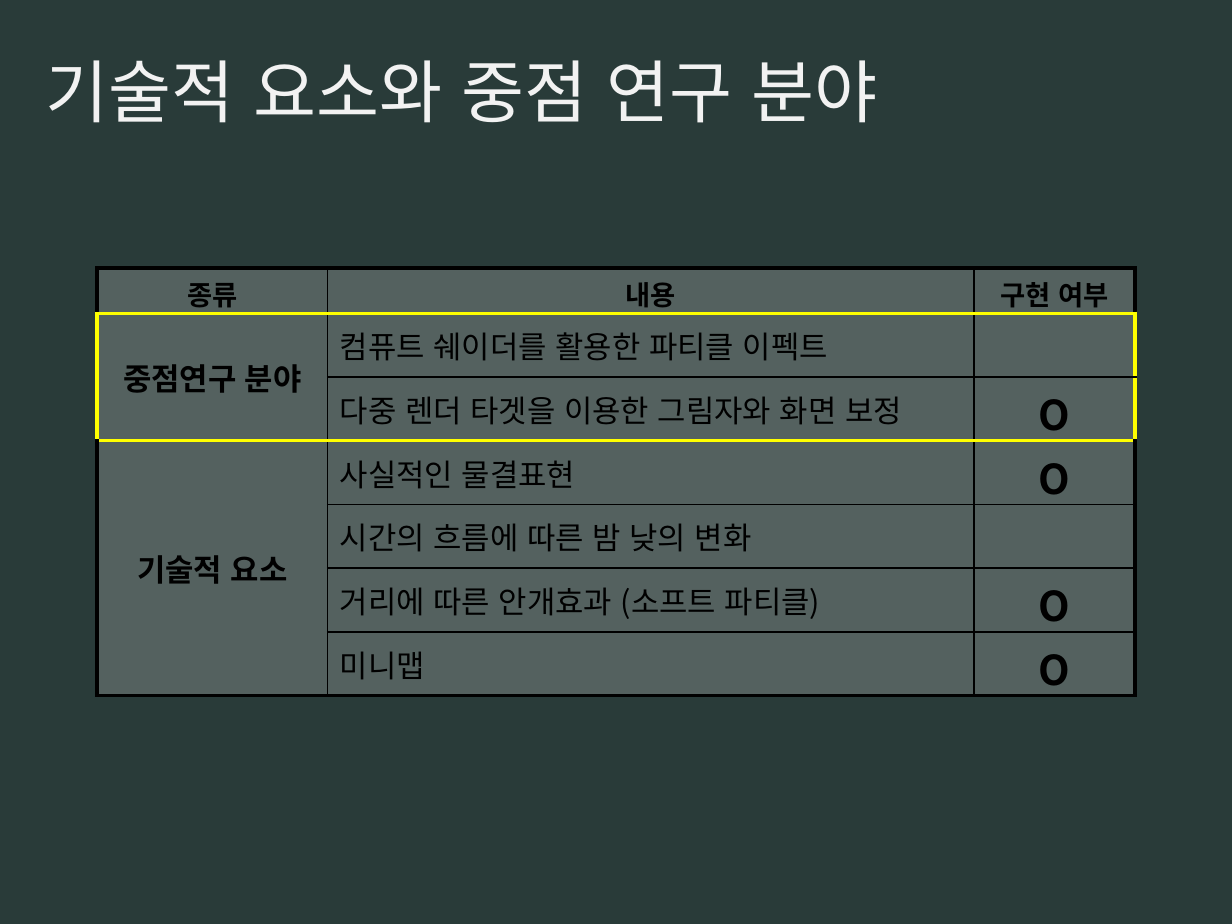
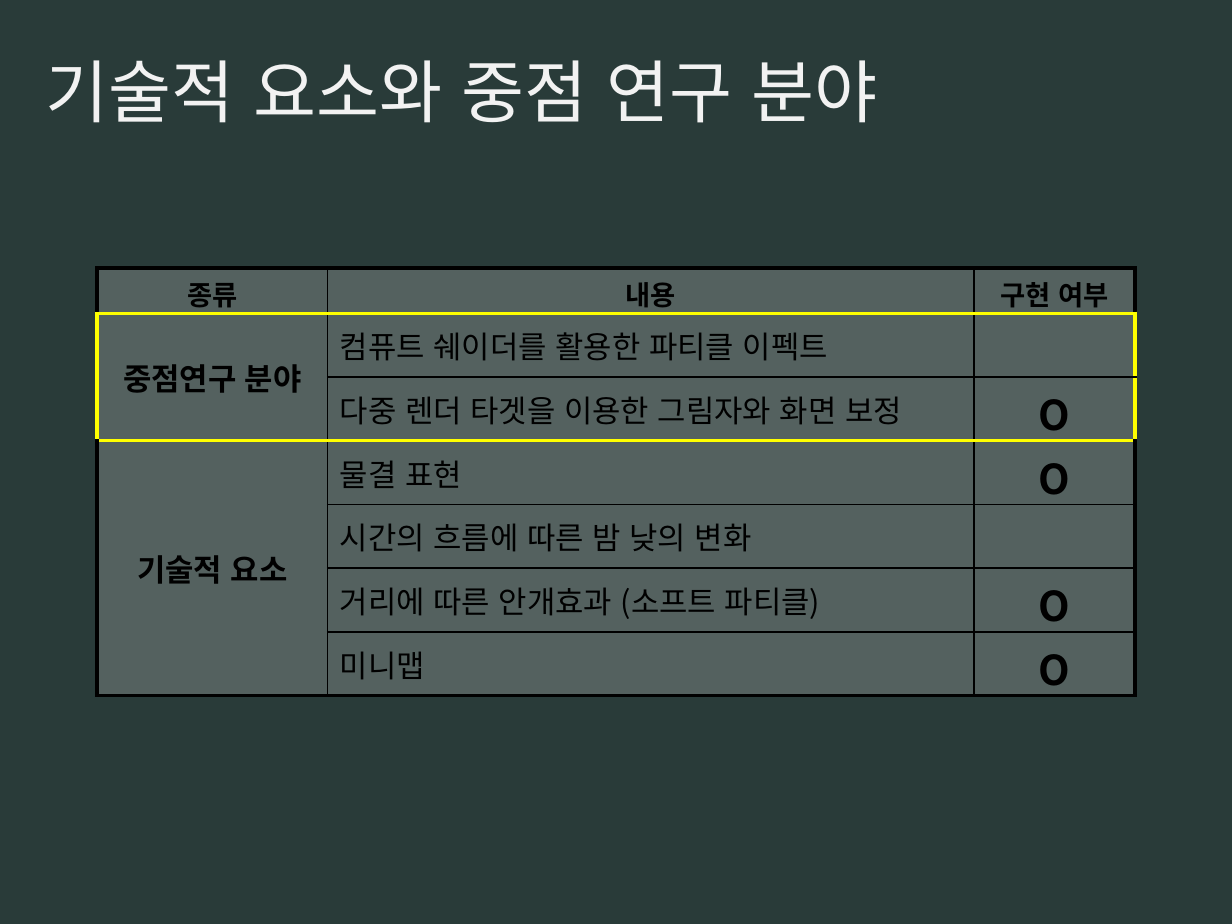
Before and after one commit to AhnaGeneral/ZzongKkongA, a slide deck: slide 5 of Document/종합설계기획/(중간발표)CorruptLab.pptx. Drawn at 1232x924 pixels with LibreOffice and Linux fonts; fonts in the diff are those of the drawing. Boxes give left, top, right and bottom in pixels: in the first picture for what was removed or moved away, otherwise in the second. Text is boxed around its words. In the diff, an @@ line names an element or a change of style, - is before the commit and + after.

```diff
--- a/Document/종합설계기획/(중간발표)CorruptLab.pptx
+++ b/Document/종합설계기획/(중간발표)CorruptLab.pptx
@@ table at bbox=[97, 269, 1136, 700] @@
-row 4, column 2: 사실적인 물결표현
+row 4, column 2: 물결 표현
```
Also in this commit, not shown: 1 other slide changed, 1 other file.
